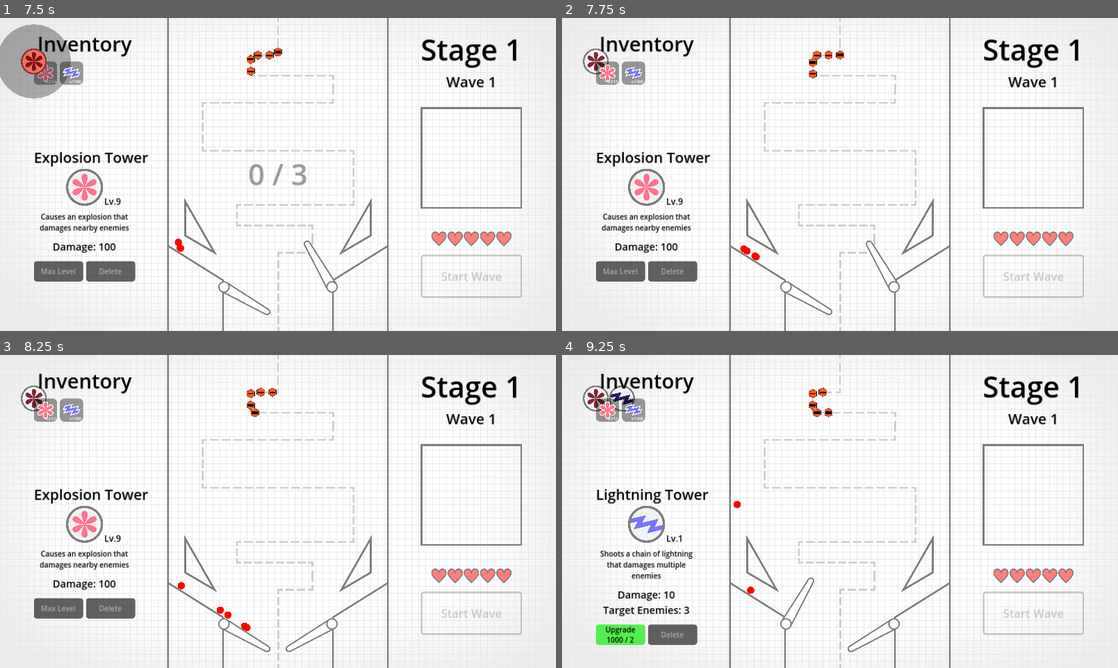
Above: before the commit, frames 1-4 (two rows, left to right).
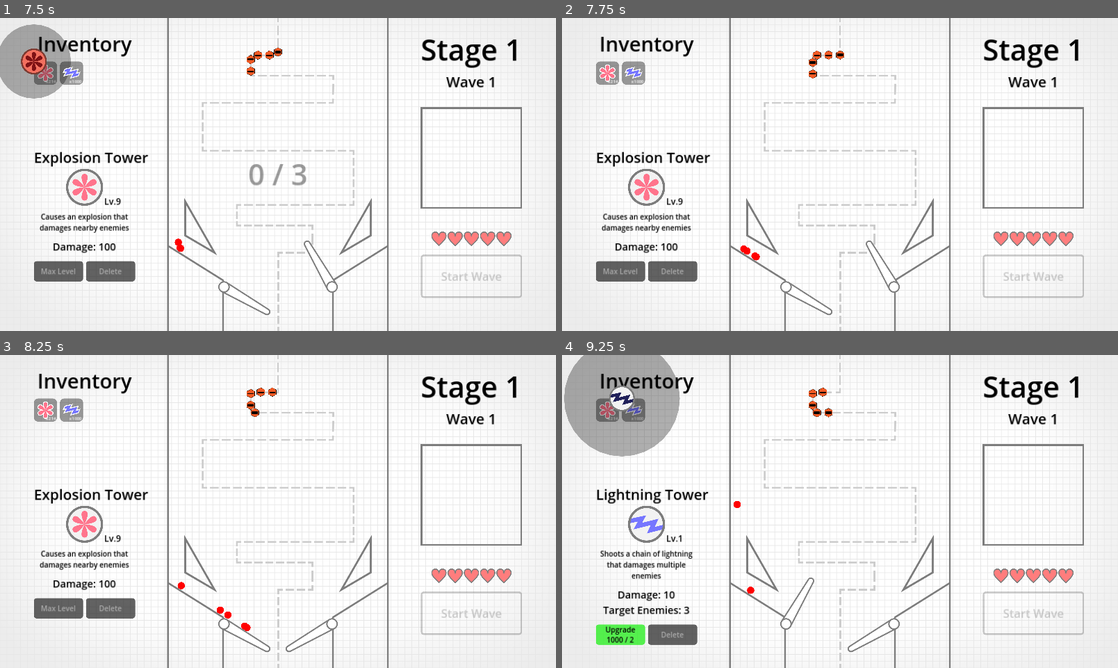
Above: after the commit, the same moments.

Repository: cxhuy/ptd
Game: Godot game, scene res://scenes/game.tscn
Two runs of this game, one before a commit and one after it. Both use one fixed random seed, a clock stepped at 60 frames per second and the inputs below.
Inputs (mouse positions are in pixels of both pictures, inside the frame that each line leads up to):
- Up to frame 1 (7.5 s): click "Start Wave" at 0.5 s; click "Upgrade 1000 / 2" at 1.25 s; click "Upgrade 998 / 4" at 2 s; click "Upgrade 994 / 10" at 2.75 s; click "Upgrade 984 / 20" at 3.5 s; click "Upgrade 964 / 50" at 4.25 s; click "Upgrade 914 / 100" at 5 s; click "Upgrade 814 / 200" at 5.75 s; click "Upgrade 614 / 400" at 6.5 s; move the mouse to (44, 74) at 7.27 s; hold / (rightFlip) from 7.28 s (still down); hold Space (addBall) from 7.28 s (still down); click (44, 74) at 7.42 s
- Up to frame 2 (7.75 s): keep holding / (rightFlip); keep holding Space (addBall)
- Up to frame 3 (8.25 s): release / (rightFlip) at 8 s; release Space (addBall) at 8 s; click (33, 398) at 8.02 s
- Up to frame 4 (9.25 s): move the mouse to (634, 411) at 8.77 s; hold Z (leftFlip) from 8.78 s (still down); tap Space (addBall) at 8.85 s; click (634, 411) at 8.92 s

Frame 1 is identical in both runs. In frame 2, 0.2% of the frame differs, in the area x 3-10%, y 9-21%; in frame 3, 0.2%; in frame 4, 5.2%, in the area x 0-22%, y 0-33%.
Error before the commit: Invalid assignment of property or key 'towerPlaced' with value of type 'bool' on a base object of type 'Node2D (tower2.gd)'. (res://scripts/towerAdd.gd:41)
Error after the commit: Invalid access to property or key 'towerPlacementAllowed' on a base object of type 'Node2D (tower2.gd)'. (res://scripts/towerAdd.gd:34)

Commit message:
feat: prevent tower placement when not allowed

Diff:
--- a/scripts/tower/tower1/tower1.gd
+++ b/scripts/tower/tower1/tower1.gd
@@ -5,6 +5,7 @@
 
 var switchDuration: int = 0
 var towerId: int = 1
+var towerPlacementAllowed: bool = false
 var towerPlaced: bool = false
 
 
@@ -18,8 +19,10 @@
 	if !towerPlaced:
 		if $Base/BaseArea.get_overlapping_areas().size() > 0:
 			self.modulate = Color("ff7664")
+			towerPlacementAllowed = false
 		else:
 			self.modulate = Color("ffffff")
+			towerPlacementAllowed = true
 
 
 func _on_base_body_entered(body):
--- a/scripts/towerAdd.gd
+++ b/scripts/towerAdd.gd
@@ -31,8 +31,9 @@
 	elif event is InputEventMouseButton and event.button_mask == 0 and Data.towerData[towerId]["quantity"] > 0:
 		get_node("../../../TowerLimit").hide()
 		var dropPos: Vector2 = get_child(2).global_position
+		var placementAllowed: bool = get_child(2).towerPlacementAllowed
 		get_child(2).queue_free()
-		if get_tree().get_nodes_in_group("Towers").size() <= Data.towerLimit and \
+		if placementAllowed and get_tree().get_nodes_in_group("Towers").size() <= Data.towerLimit and \
 		Data.towerData[towerId]["quantity"] > 0:
 			get_tree().get_root().get_node("Game").add_child(towerInstance)
 			towerInstance.get_node("ShowOnUIButton").set_mouse_filter(0)
